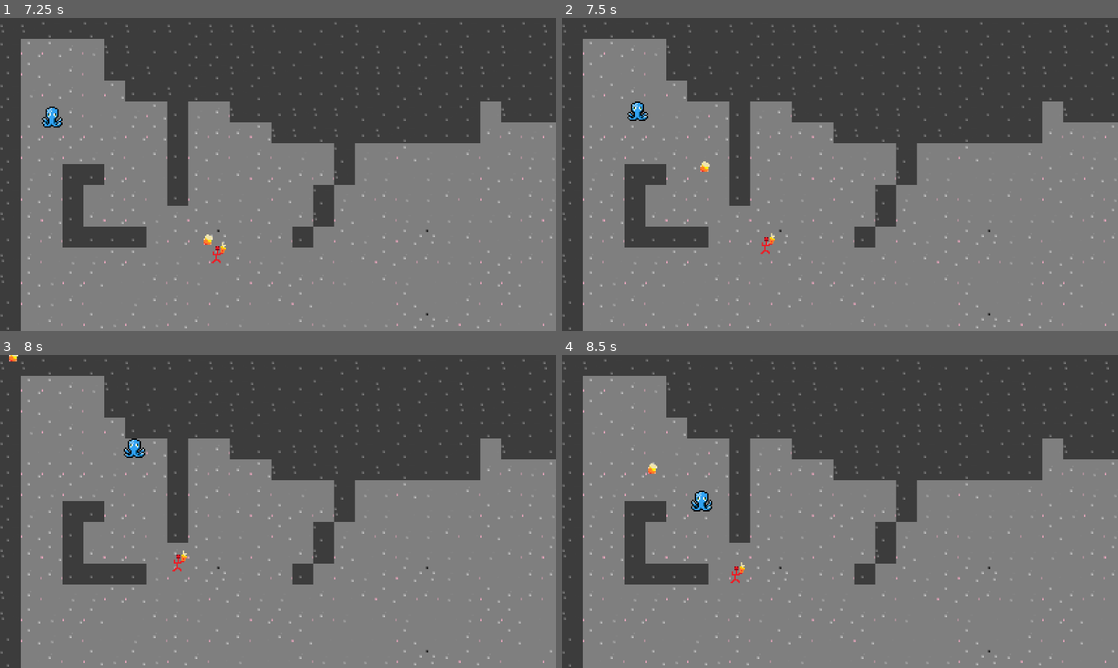
Above: before the commit, frames 1-4 (two rows, left to right).
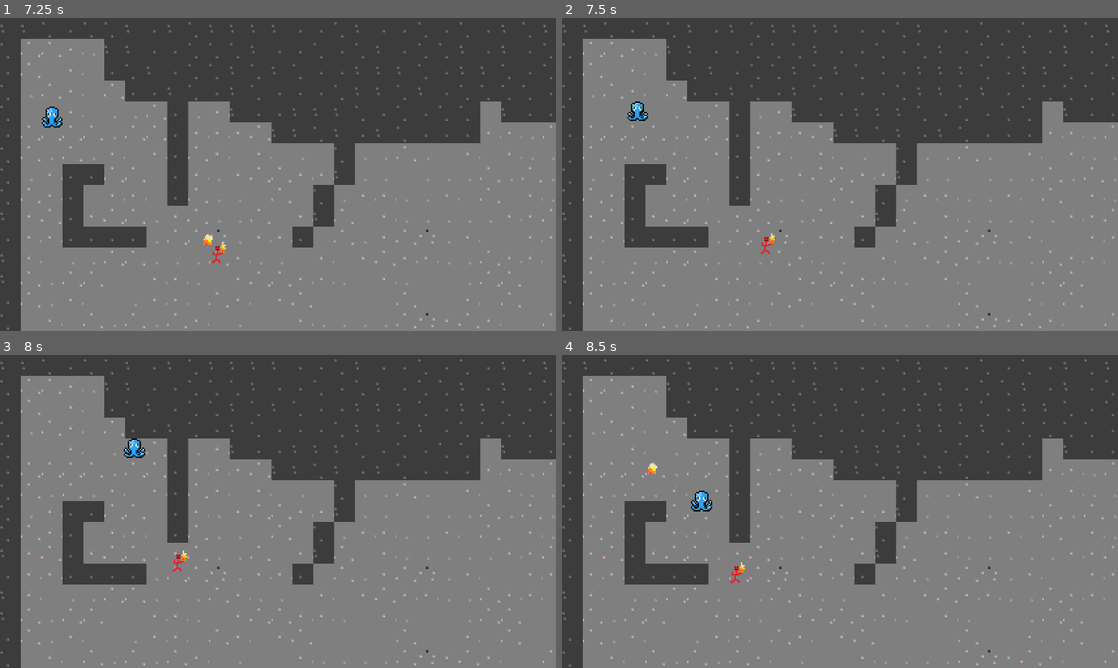
Above: after the commit, the same moments.

Repository: LD-Summoning/Game
Game: Godot game, scene res://scenes/main_scene.tscn
Same seed, same stepped clock (60 frames per second), same inputs: the game is played once before the commit and once after it.
Inputs:
- Up to frame 1 (7.25 s): hold Right (right) 0.53-1.28 s; hold S (down) 1.28-2.03 s; hold Right (right) 2.03-2.78 s; hold W (up) 2.78-3.53 s; hold Left (left) 3.53-5.03 s; tap Enter at 5 s; hold S (down) 5.03-5.78 s; hold Right (right) 5.78-6.53 s; hold W (up) from 6.53 s (still down)
- Up to frame 2 (7.5 s): release W (up) at 7.28 s; hold Right (right) from 7.28 s (still down)
- Up to frame 3 (8 s): keep holding Right (right)
- Up to frame 4 (8.5 s): release Right (right) at 8.03 s; hold S (down) from 8.03 s (still down)

Frame 1 is identical in both runs. In frame 2, less than 0.1% of the frame differs, in the area x 24-27%, y 45-50%; in frame 3, less than 0.1%; in frame 4, nothing differs.

Commit message:
fireball does a thing

Diff:
--- a/common/Health.gd
+++ b/common/Health.gd
@@ -6,6 +6,7 @@
 
 func _on_damage(damage: int):
 	_health = _health - damage
+	print("Took damage: "+str(damage))
 
 
 func signal_damage(damage: int):
--- a/enemy/fireball/fireball.gd
+++ b/enemy/fireball/fireball.gd
@@ -4,7 +4,12 @@
 @export var velocity = Vector2(0, 0)
 @export var damage = 1
 
-
 # Called every frame. 'delta' is the elapsed time since the previous frame.
 func _process(delta):
 	position += velocity * delta
+
+
+func _on_body_entered(body):
+	if body.has_node("Health"):
+		body.get_node("Health").signal_damage(damage)
+	queue_free()
--- a/project.godot
+++ b/project.godot
@@ -49,6 +49,13 @@
 ]
 }
 
+[layer_names]
+
+2d_physics/layer_1="Player"
+2d_physics/layer_2="Environment"
+2d_physics/layer_3="Enemies"
+2d_physics/layer_4="EnemyCasts"
+
 [rendering]
 
 textures/canvas_textures/default_texture_filter=0
--- a/scenes/fire_imp.tscn
+++ b/scenes/fire_imp.tscn
@@ -1,12 +1,15 @@
-[gd_scene load_steps=4 format=3 uid="uid://b0gwjrkr0mtl4"]
+[gd_scene load_steps=5 format=3 uid="uid://b0gwjrkr0mtl4"]
 
 [ext_resource type="Texture2D" uid="uid://c7ek30hlrsda7" path="res://enemy/fire_imp/imp.png" id="1_o5n45"]
 [ext_resource type="Script" path="res://enemy/fire_imp/fire_imp.gd" id="1_r1ib6"]
+[ext_resource type="Script" path="res://common/Health.gd" id="3_48u3h"]
 
 [sub_resource type="CircleShape2D" id="CircleShape2D_u2qb2"]
 radius = 9.5
 
 [node name="FireImp" type="CharacterBody2D"]
+collision_layer = 4
+collision_mask = 7
 motion_mode = 1
 wall_min_slide_angle = 0.0
 script = ExtResource("1_r1ib6")
@@ -26,5 +29,8 @@
 wait_time = 0.2
 autostart = true
 
+[node name="Health" type="Node" parent="."]
+script = ExtResource("3_48u3h")
+
 [connection signal="timeout" from="CastTimer" to="." method="_on_cast_timer_timeout"]
 [connection signal="timeout" from="PathfindingTimer" to="." method="_on_pathfinding_timer_timeout"]
--- a/scenes/fireball.tscn
+++ b/scenes/fireball.tscn
@@ -7,6 +7,8 @@
 size = Vector2(7, 8)
 
 [node name="Fireball" type="Area2D"]
+collision_layer = 8
+collision_mask = 3
 script = ExtResource("1_xwl2a")
 
 [node name="Sprite2D" type="Sprite2D" parent="."]
@@ -15,3 +17,5 @@
 [node name="CollisionShape2D" type="CollisionShape2D" parent="."]
 position = Vector2(0.5, 0)
 shape = SubResource("RectangleShape2D_qhq8y")
+
+[connection signal="body_entered" from="." to="." method="_on_body_entered"]
--- a/scenes/level.tscn
+++ b/scenes/level.tscn
@@ -91,7 +91,7 @@
 4:0/0/physics_layer_0/polygon_0/points = PackedVector2Array(8, -8, -8, -8, -8, 8, 8, 8)
 
 [sub_resource type="TileSet" id="TileSet_w2t4t"]
-physics_layer_0/collision_layer = 1
+physics_layer_0/collision_layer = 2
 navigation_layer_0/layers = 1
 sources/0 = SubResource("TileSetAtlasSource_ftnke")
 sources/1 = SubResource("TileSetAtlasSource_04tue")
--- a/scenes/player.tscn
+++ b/scenes/player.tscn
@@ -134,6 +134,7 @@
 }]
 
 [node name="Player" type="CharacterBody2D"]
+collision_mask = 15
 script = ExtResource("1_pu3yh")
 
 [node name="CollisionShape2D" type="CollisionShape2D" parent="."]
